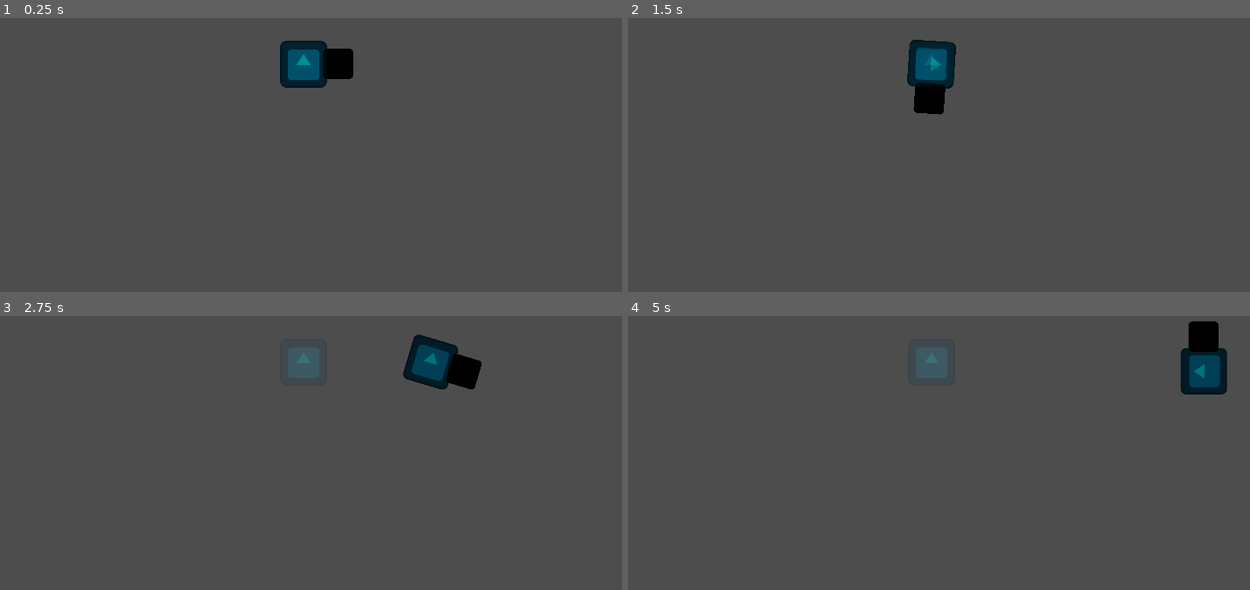
Above: before the commit, frames 1-4 (two rows, left to right).
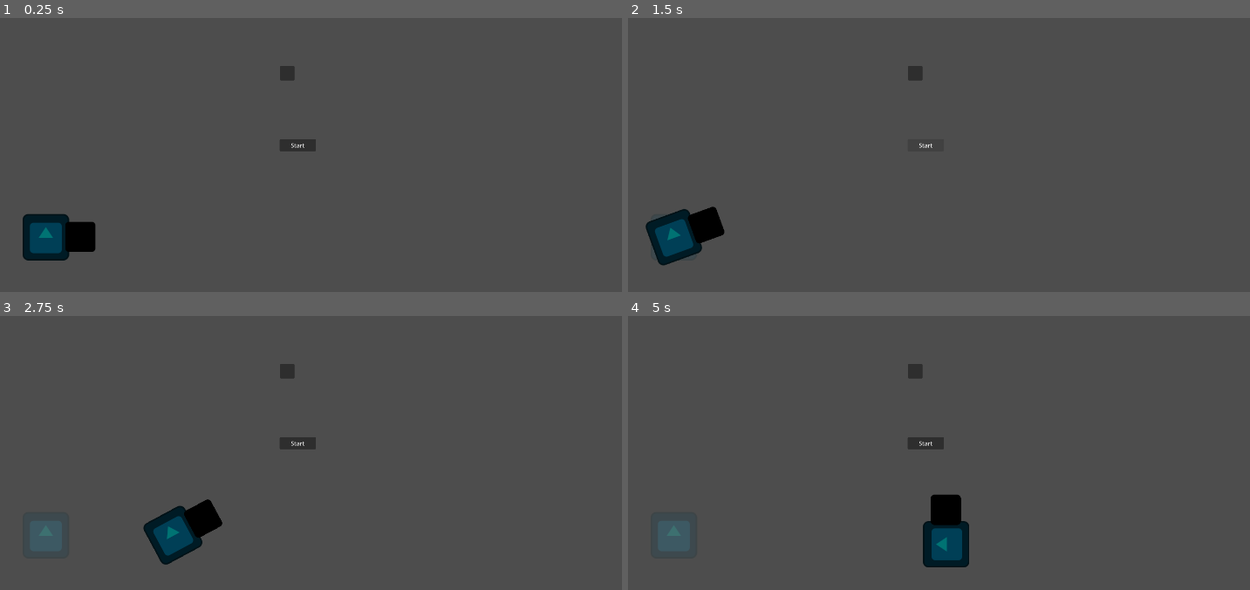
Above: after the commit, the same moments.

Repository: shibii1111/SpaceDeliveryGameGodot
Game: Godot game, scene res://Scenes/Main.tscn
Same seed, same stepped clock (60 frames per second), same inputs: the game is played once before the commit and once after it. The engine's default icon, where the game draws it, is replaced by a stand-in: a white triangle on a blue panel in a dark square.
Inputs (mouse positions are in pixels of both pictures, inside the frame that each line leads up to):
- Up to frame 1 (0.25 s): no input
- Up to frame 2 (1.5 s): click (926, 144) at 0.5 s, where only the run after the commit has a clickable "Start"; click (926, 144) at 1.25 s, where only the run after the commit has a clickable "Start"
- Up to frame 3 (2.75 s): tap Enter at 2 s; move the mouse to (472, 373) at 2.02 s; press the mouse at (472, 373) at 2.03 s; hold D (right) from 2.03 s (still down)
- Up to frame 4 (5 s): move the mouse to (808, 414) at 2.77 s; release D (right) at 2.78 s; release the mouse at (808, 414) at 2.78 s; hold S (down) 2.78-3.53 s; click (808, 414) at 2.85 s; move the mouse to (outside the picture) at 3.52 s; press the mouse at (outside the picture) at 3.53 s; hold D (right) 3.53-4.28 s; move the mouse to (914, 472) at 4.27 s; release the mouse at (914, 472) at 4.28 s; hold W (up) from 4.28 s (still down); click (914, 472) at 4.35 s

The runs differ from the first frame. In frame 1, 3.7% of the frame differs, in the area x 3-57%, y 8-89%; in frame 2, 3.5%; in frame 3, 3.9%; in frame 4, 3.9%, in the area x 6-97%, y 1-92%.

Commit message:
Start menu WIP
- WIP

Diff:
--- a/Scenes/Levels/StartMenu.tscn
+++ b/Scenes/Levels/StartMenu.tscn
@@ -1,9 +1,10 @@
 [gd_scene format=3 uid="uid://cm7y7yjs7sy3a"]
+
+[ext_resource type="PackedScene" uid="uid://bqqvk0r51d37f" path="res://Scenes/Misc/PlayerSpawn.tscn" id="1_aoyix"]
 
 [node name="StartMenu" type="Node" unique_id=1990518574]
 
 [node name="Control" type="Control" parent="." unique_id=1349054236]
-visible = false
 layout_mode = 3
 anchors_preset = 0
 offset_right = 40.0
@@ -16,3 +17,18 @@
 offset_right = 952.0
 offset_bottom = 692.0
 text = "Start"
+
+[node name="Panel" type="Panel" parent="Control" unique_id=1324530168]
+layout_mode = 1
+anchors_preset = 15
+anchor_right = 1.0
+anchor_bottom = 1.0
+offset_left = 853.0
+offset_top = 457.0
+offset_right = 853.0
+offset_bottom = 457.0
+grow_horizontal = 2
+grow_vertical = 2
+
+[node name="PlayerSpawn" parent="." unique_id=770817307 instance=ExtResource("1_aoyix")]
+position = Vector2(208, 929)
--- a/Scenes/Main.tscn
+++ b/Scenes/Main.tscn
@@ -2,7 +2,6 @@
 
 [ext_resource type="PackedScene" uid="uid://cm7y7yjs7sy3a" path="res://Scenes/Levels/StartMenu.tscn" id="1_r150o"]
 [ext_resource type="PackedScene" uid="uid://dkqg1dfl6ybdm" path="res://Scenes/Player/Player.tscn" id="2_idj7w"]
-[ext_resource type="PackedScene" uid="uid://bqqvk0r51d37f" path="res://Scenes/Misc/PlayerSpawn.tscn" id="3_kln2b"]
 
 [node name="Main" type="Node" unique_id=91055406]
 
@@ -15,8 +14,6 @@
 [node name="Player" type="Node" parent="Entities" unique_id=279422803]
 
 [node name="Player" parent="Entities/Player" unique_id=1485838003 instance=ExtResource("2_idj7w")]
-
-[node name="PlayerSpawn" parent="Entities/Player" unique_id=1561182384 instance=ExtResource("3_kln2b")]
-position = Vector2(918, 452)
+position = Vector2(-986, 23)
 
 [node name="Enemies" type="Node" parent="Entities" unique_id=303019892]
--- a/project.godot
+++ b/project.godot
@@ -26,7 +26,11 @@
 
 window/size/viewport_width=1920
 window/size/viewport_height=1080
+window/size/mode=2
+window/size/initial_position_type=3
 window/size/resizable=false
+window/size/minimize_disabled=true
+window/size/maximize_disabled=true
 
 [global_group]
 
